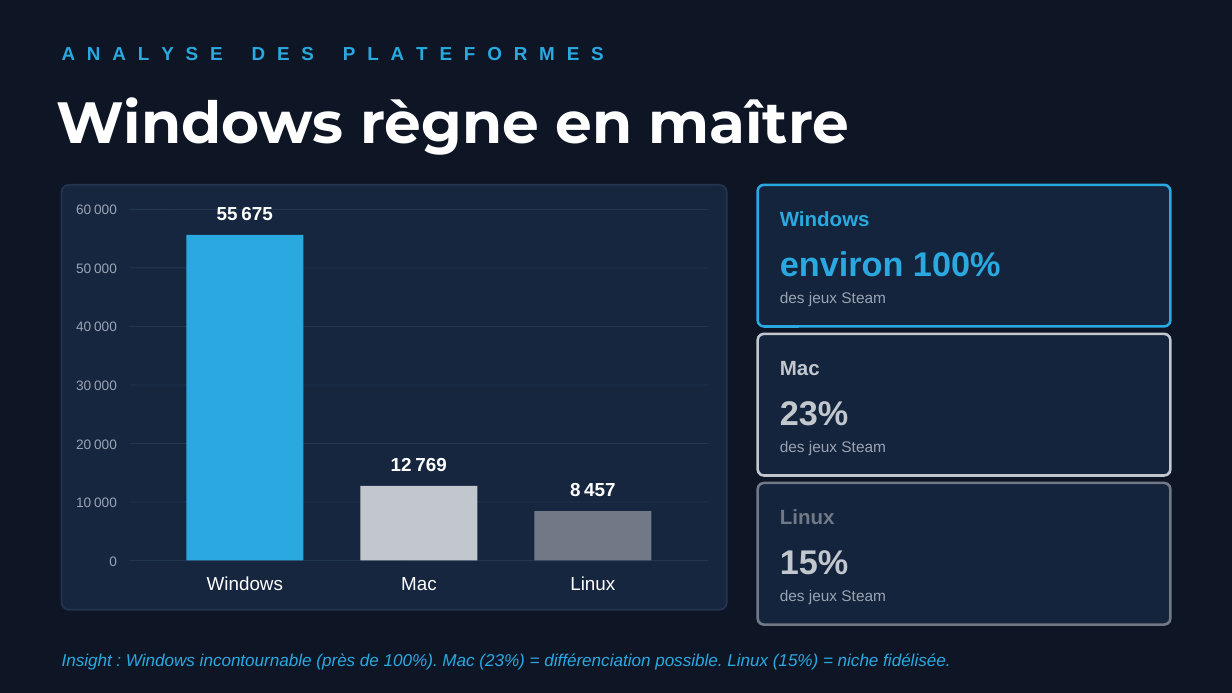
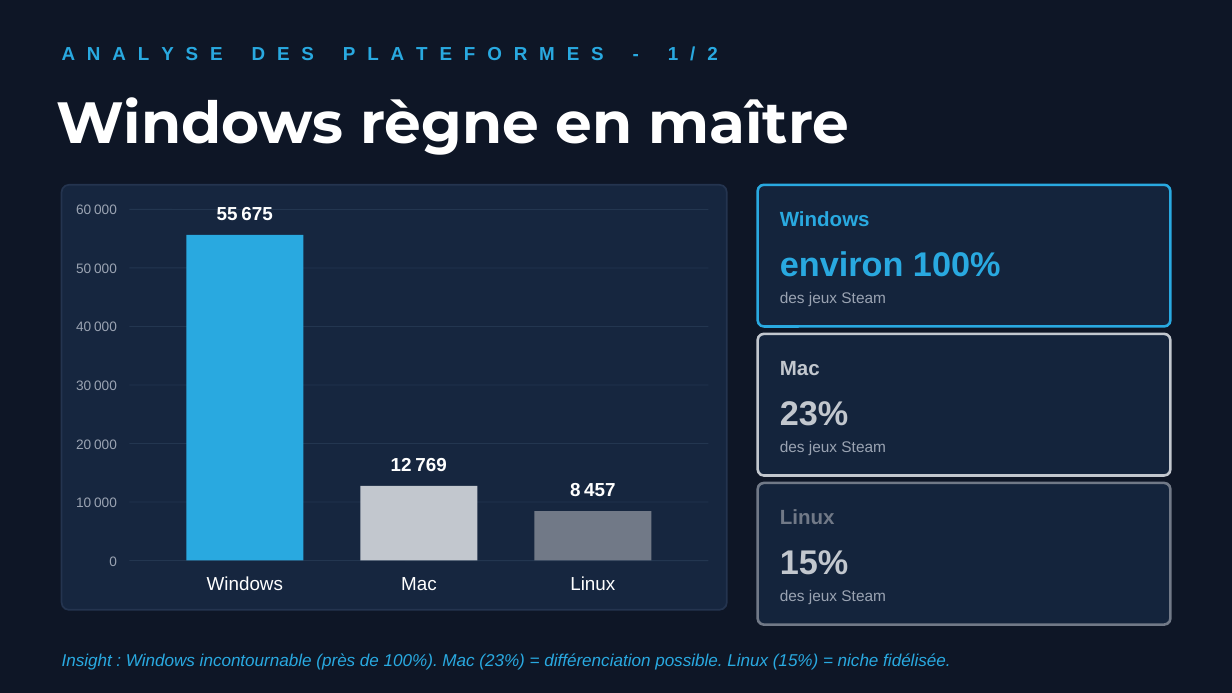
Before and after one commit to AichaFa/2-Projets-Fullstack, a slide deck: slide 9 of 2-Analyse exploratoire des données/2-Steam/doc/Project_Steam_Storytelling.pptx (slide 7 before the commit). Drawn at 1232x693 pixels with LibreOffice and Linux fonts; fonts in the diff are those of the drawing. Boxes give left, top, right and bottom in pixels: in the first picture for what was removed or moved away, otherwise in the second. Text is boxed around its words. In the diff, an @@ line names an element or a change of style, - is before the commit and + after.

```diff
--- a/2-Analyse exploratoire des données/2-Steam/doc/Project_Steam_Storytelling.pptx
+++ b/2-Analyse exploratoire des données/2-Steam/doc/Project_Steam_Storytelling.pptx
@@ text at (62,47,717,60): text changed @@
-A N A L Y S E D E S P L A T E F O R M E S
+A N A L Y S E D E S P L A T E F O R M E S - 1 / 2
```
Also in this commit, not shown: 6 other slides changed, 3 slides added, 17 other files.
